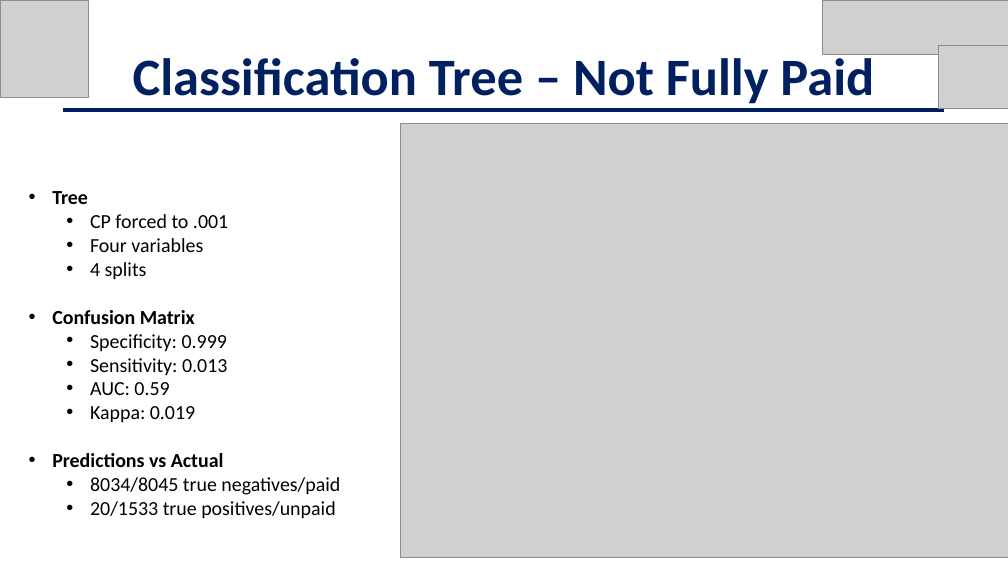
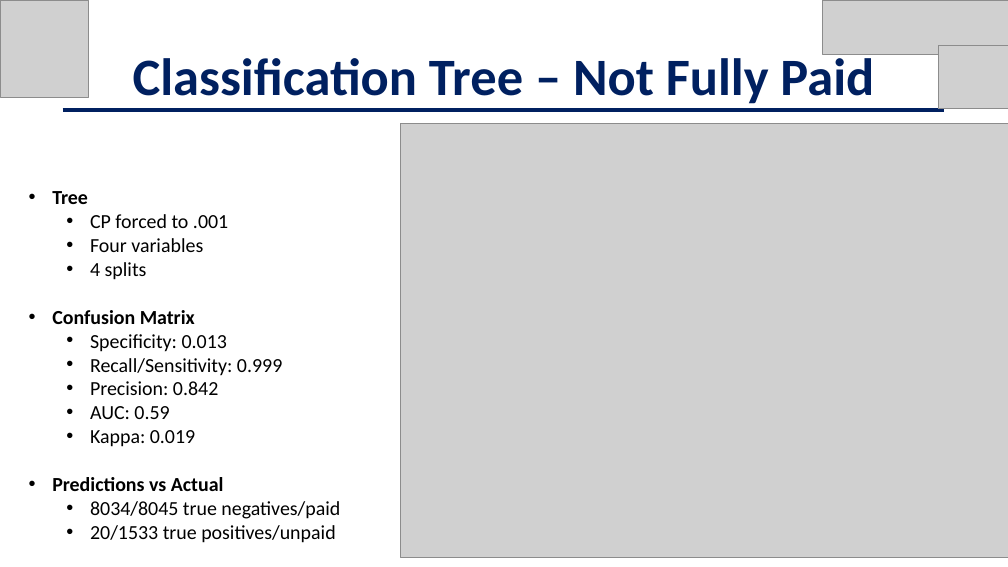
Before and after one commit to jschild01/JMB_DATS_6101, a slide deck: slide 25 of Project2/EDA_LendingClub_Slides - Project 2.pptx. Drawn at 1008x567 pixels with LibreOffice and Linux fonts; fonts in the diff are those of the drawing; grey boxes stand for pictures. Boxes give left, top, right and bottom in pixels: in the first picture for what was removed or moved away, otherwise in the second. Text is boxed around its words. In the diff, an @@ line names an element or a change of style, - is before the commit and + after.

```diff
--- a/Project2/EDA_LendingClub_Slides - Project 2.pptx
+++ b/Project2/EDA_LendingClub_Slides - Project 2.pptx
@@ text at box(90, 334, 282, 395): text changed @@
-  • Specificity: 0.999
-  • Sensitivity: 0.013
+  • Specificity: 0.013
+  • Recall/Sensitivity: 0.999
+  • Precision: 0.842
```
Also in this commit, not shown: 2 other slides changed.
